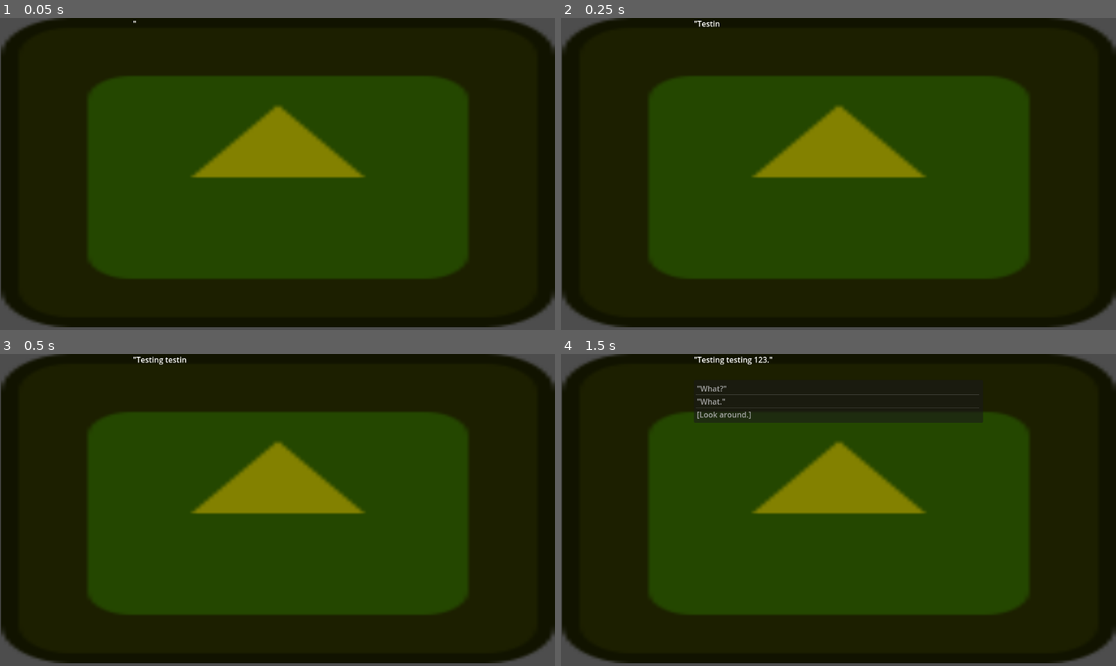
Above: before the commit, frames 1-4 (two rows, left to right).
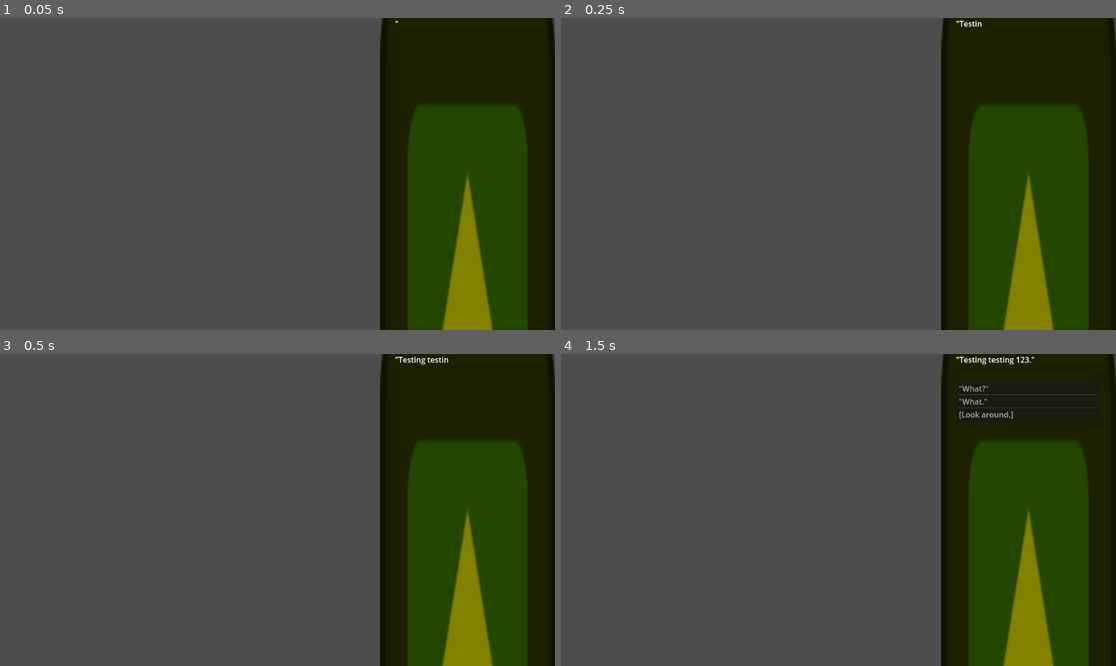
Above: after the commit, the same moments.

Repository: Jollista/Brackeys-Jam-2024.1
Game: Godot game, scene res://Dialogue/TestScene/dialogue_test.tscn
Same seed, same stepped clock (60 frames per second), same inputs: the game is played once before the commit and once after it. The project has no main scene, so this scene is started directly. The engine's default icon, where the game draws it, is replaced by a stand-in: a white triangle on a blue panel in a dark square.
Inputs (mouse positions are in pixels of both pictures, inside the frame that each line leads up to):
- Up to frame 1 (0.05 s): no input
- Up to frame 2 (0.25 s): no input
- Up to frame 3 (0.5 s): no input
- Up to frame 4 (1.5 s): move the mouse to (960, 494) at 0.52 s; click (960, 494) at 0.6 s; tap Enter at 1.25 s; move the mouse to (727, 525) at 1.27 s; click (727, 525) at 1.35 s

The runs differ from the first frame. In frame 1, 82% of the frame differs, in the area x 0-100%, y 0-100%; in frame 2, 82%; in frame 3, 82%; in frame 4, 82%.

Commit message:
Messing with dialogue display

Diff:
--- a/Dialogue/DialogueCanvas.gd
+++ b/Dialogue/DialogueCanvas.gd
@@ -13,7 +13,7 @@
 @export var text_speed = NORM
 
 # reference to components
-@onready var dialogue_box = $DialogueBox
+@onready var dialogue_box = $ScrollContainer/DialogueBox
 @onready var text_container = $ScrollContainer/GridContainer
 @onready var voice = $Voice
 @onready var sound = $Sound
@@ -112,7 +112,7 @@
 	var newtext = RichTextLabel.new()
 	newtext.bbcode_enabled = true
 	newtext.fit_content = true
-	newtext.custom_minimum_size = Vector2(600,50)
+	newtext.custom_minimum_size = Vector2(300,50)
 	text_container.add_child(newtext)
 	chat = newtext
 	chat.text = dialogue[current_dialogue]["Text"]
@@ -227,7 +227,9 @@
 func display_choices(choices):
 	choices_list = ItemList.new()
 	choices_list.auto_height = true
-	choices_list.custom_minimum_size = Vector2(600, 0)
+	choices_list.custom_minimum_size = Vector2(300, 0)
+	choices_list.max_text_lines = 10
+	choices_list.text_overrun_behavior = TextServer.OVERRUN_TRIM_WORD_ELLIPSIS
 	choices_list.item_selected.connect(_on_choice_selected)
 	text_container.add_child(choices_list)
 
--- a/Dialogue/dialogue_canvas.tscn
+++ b/Dialogue/dialogue_canvas.tscn
@@ -6,18 +6,20 @@
 [node name="DialogueCanvas" type="CanvasLayer"]
 script = ExtResource("1_4gelv")
 
-[node name="DialogueBox" type="Sprite2D" parent="."]
-modulate = Color(0.513726, 0.505882, 0, 1)
-position = Vector2(577, 321)
-scale = Vector2(8.98438, 5.01563)
-texture = ExtResource("2_fq4g6")
-
 [node name="ScrollContainer" type="ScrollContainer" parent="."]
-anchors_preset = 15
+anchors_preset = 11
+anchor_left = 1.0
 anchor_right = 1.0
 anchor_bottom = 1.0
-grow_horizontal = 2
+offset_left = -363.0
+grow_horizontal = 0
 grow_vertical = 2
+
+[node name="DialogueBox" type="Sprite2D" parent="ScrollContainer"]
+modulate = Color(0.513726, 0.505882, 0, 1)
+position = Vector2(181.5, 655)
+scale = Vector2(2.83594, 11.875)
+texture = ExtResource("2_fq4g6")
 
 [node name="GridContainer" type="GridContainer" parent="ScrollContainer"]
 layout_mode = 2
